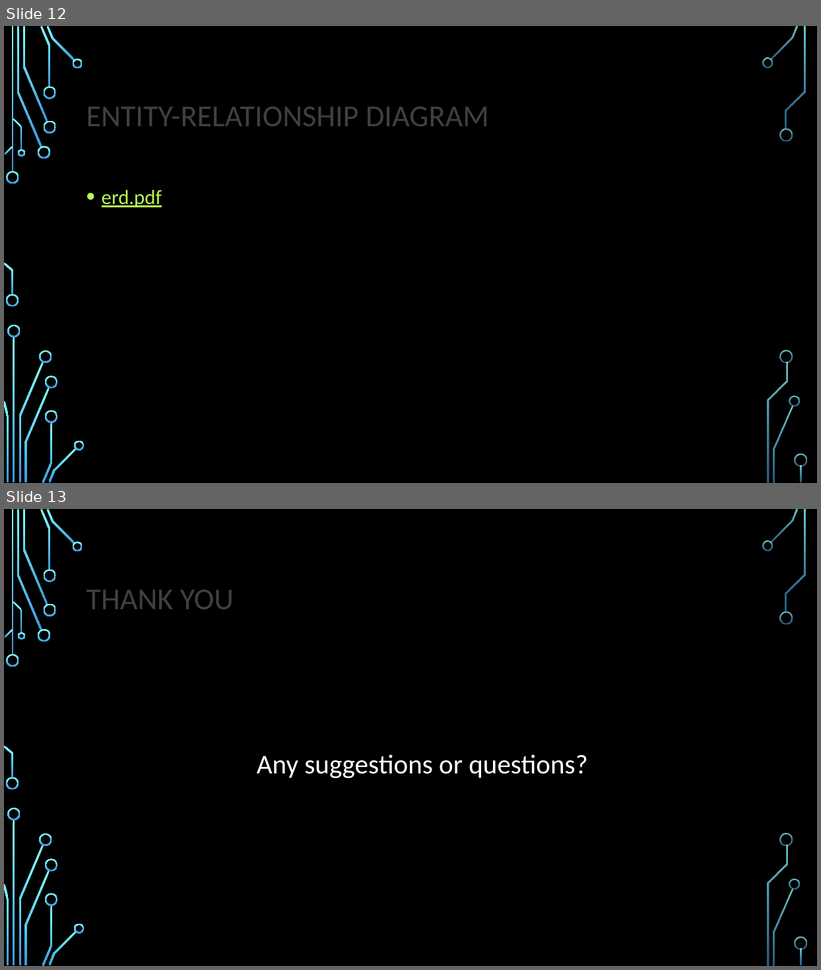
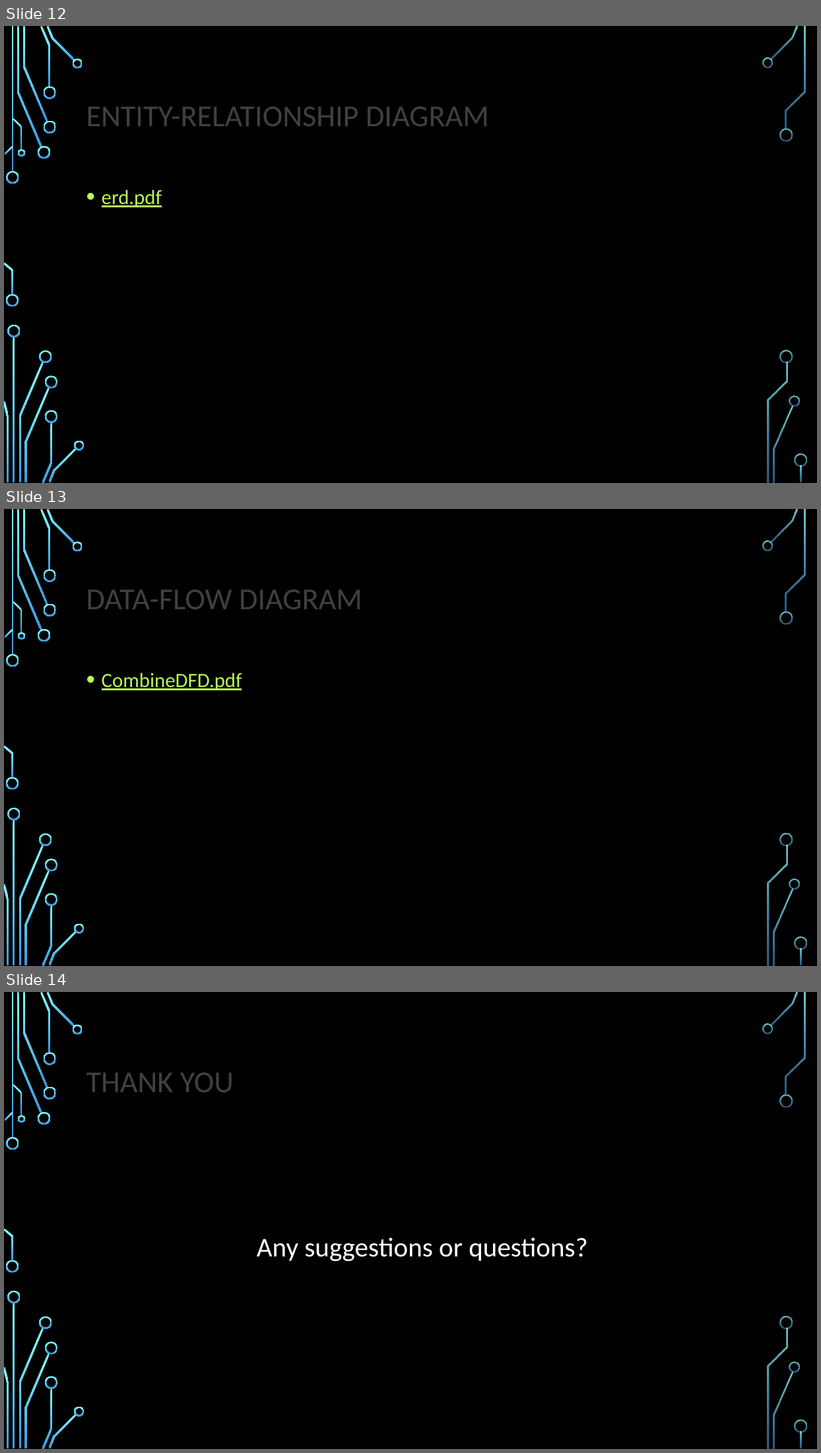
Before and after one commit to VIRTUALD3SIGN/VR, a slide deck: presentation_v02.pptx. Shown one above the other, each under a label of ours: slides 12 and 13 before the commit, slides 12, 13 and 14 after it. The pictures are 821x970 and 821x1453 pixels, drawn with LibreOffice and Linux fonts; fonts in the diff are those of the drawing; background and template pictures are left out. Boxes give left, top, right and bottom in pixels: in the first picture for what was removed or moved away, otherwise in the second. Text is boxed around its words. In the diff, an @@ line names an element or a change of style, - is before the commit and + after.

```diff
--- a/presentation_v02.pptx
+++ b/presentation_v02.pptx
@@ slide 13 added at bbox=[4, 509, 817, 966], background picture (left out); not listed: 36 template elements that a slide beside it also shows @@
@@ title added at bbox=[86, 590, 362, 609], 36 pt, text #404040 @@
+DATA-FLOW DIAGRAM
@@ text added at bbox=[102, 673, 242, 691], 24 pt, text #B8FA56, underline @@
+• CombineDFD.pdf
@@ what was slide 13 is now slide 14 @@
```
